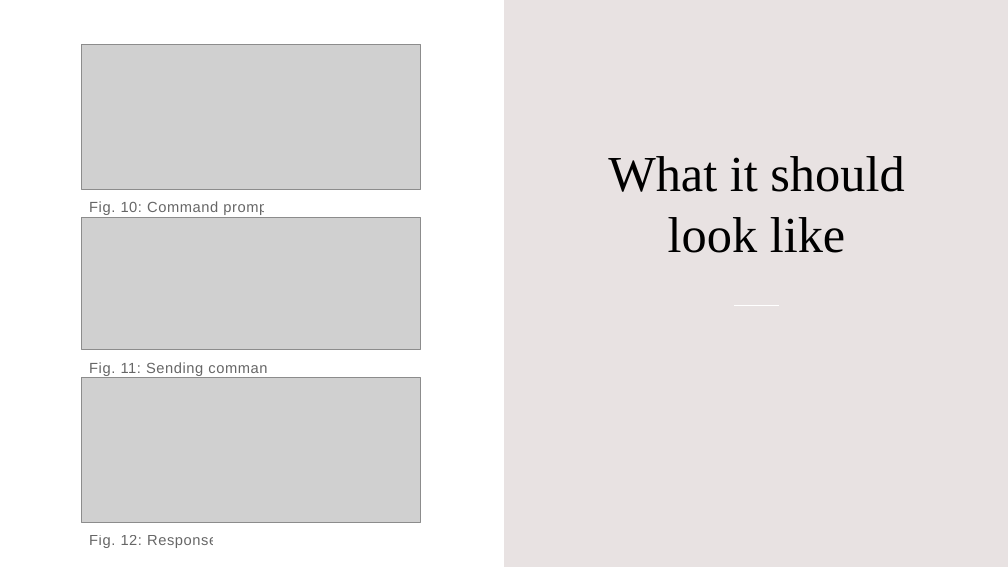
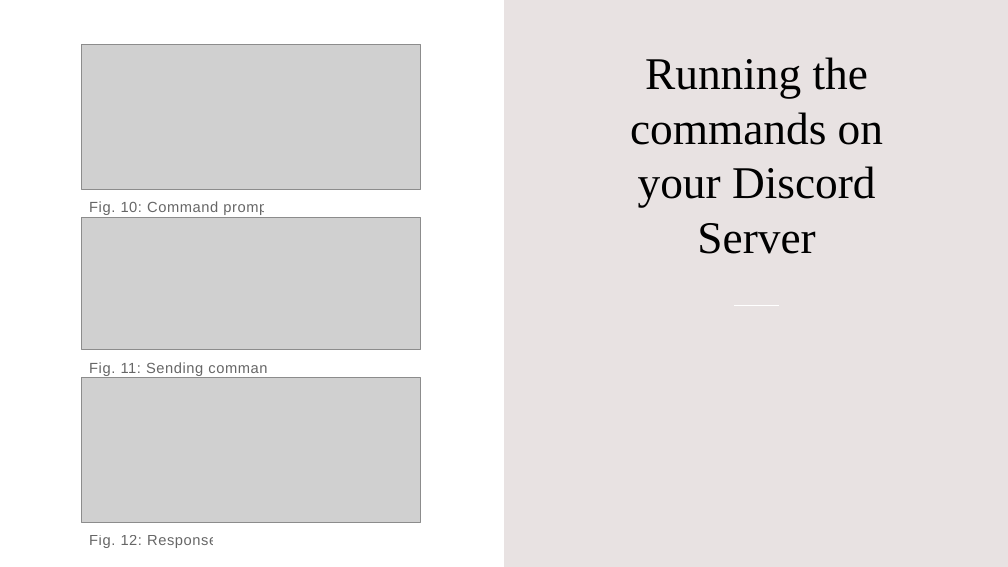
Before and after one commit to williamsantosa/cse185s-presentation, a slide deck: slide 19 of presentation.pptx (slide 18 before the commit). Drawn at 1008x567 pixels with LibreOffice and Linux fonts; fonts in the diff are those of the drawing; grey boxes stand for pictures. Boxes give left, top, right and bottom in pixels: in the first picture for what was removed or moved away, otherwise in the second. Text is boxed around its words. In the diff, an @@ line names an element or a change of style, - is before the commit and + after.

Commit message:
updated

```diff
--- a/presentation.pptx
+++ b/presentation.pptx
@@ title at <box>630,57,883,254</box>: text changed; size 48 to 43.2 pt @@
-What it should look like
+Running the commands on your Discord Server
```
Also in this commit, not shown: 2 other slides changed, 2 slides added.
